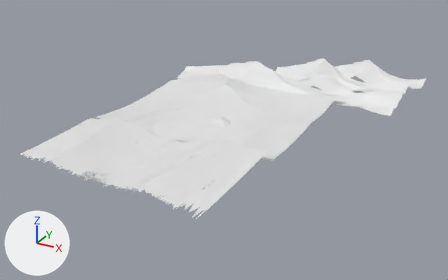
A saved change to the glTF model src/objt/escena/base.glb.
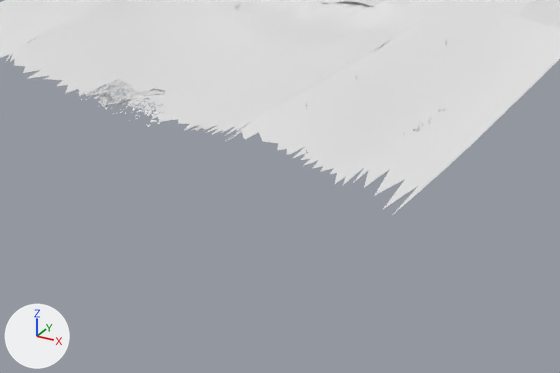
Each version appears first whole from a camera (50 mm lens) standing at (360.0, -625.0, 284.0) and looking at (21.0, -10.0, -24.0), and next in a close-up on the part from 11% to 58% of the width and 50% to 100% of the height. Lighting does not change. The marker at lower left points along +X, +Y and +Z. Where no turn or scale is listed for an object, it has been applied to the vertices. Vertices at the same position are counted once.

Before the edit, the objects in view are built like this:
```python
me_mesh_0 = bpy.data.meshes.new('Mesh_0')
me_mesh_0.from_pydata(...)  # 35156 vertices, 66718 faces; spans x -128.0..204.0, y -217.0..285.0, z -6.0..30.0
# before: 33047 (-29.0, -109.0, 1.0) at pixel (229, 21), 33072 (-28.0, -107.0, 1.0) at pixel (232, 20), 33115 (-28.0, -106.0, 1.0) at pixel (234, 19), 33203 (-34.0, -99.0, 1.0) at pixel (234, 8)
ob_desert_dunes_mountains = bpy.data.objects.new('Desert Dunes Mountains', me_mesh_0)
ob_desert_dunes_mountains.location = (0.0, -16.9, 0.0)
```
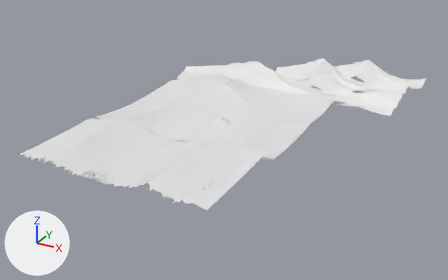
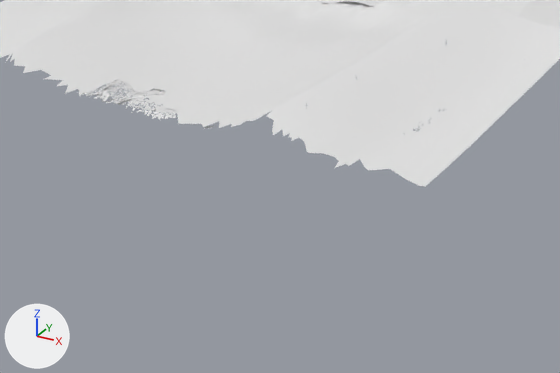
What differs and where, as boxes (x1, y1, x2, y2) in the close-ups (560 x 373 px):
'Desert Dunes Mountains', reshaped
    before: (0, 0, 560, 214)
    after: (0, 0, 560, 187)
part 1 of me_mesh_0, deleted
    before: (81, 99, 163, 127)
part 2 of me_mesh_0, cut back
    before: (28, 70, 424, 214)
    after: (27, 38, 328, 154)
part 3 of me_mesh_0, built on
    both: (234, 1, 244, 12)

What changed in the scene script:
```text
Change me_mesh_0:
    used by ob_desert_dunes_mountains; location = (0.0, -16.9, 0.0)
    verts and faces of me_mesh_0; kept vertices keep their numbers, new ones are numbered from 35156
    remove me_mesh_0.from_pydata(...)  # 35156 vertices, 66718 faces; spans x -128.0..204.0, y -217.0..285.0, z -6.0..30.0
    add me_mesh_0.from_pydata(...)  # 35018 vertices, 66587 faces; spans x -128.0..204.0, y -200.0..285.0, z -6.0..30.0
    me_mesh_0 part 1: 16 loose pieces with 62 vertices, spanning x -30.0..7.0, y -204.0..-197.0, z 4.0..8.0, are deleted
    me_mesh_0 part 2
    76 vertices are removed from x -55.0..115.0, y -217.0..-197.0, z 5.0..12.0
    115 faces are deleted
    1 vertex moves within x 71.0, y -199.0, z 9.0
    7 new faces join them
    me_mesh_0 part 3
    add verts[33203] = (-34.0, -97.0, 1.0)  # moved, pixel (236, 8)
    add faces += [(33047, 33115, 33072)]
```
